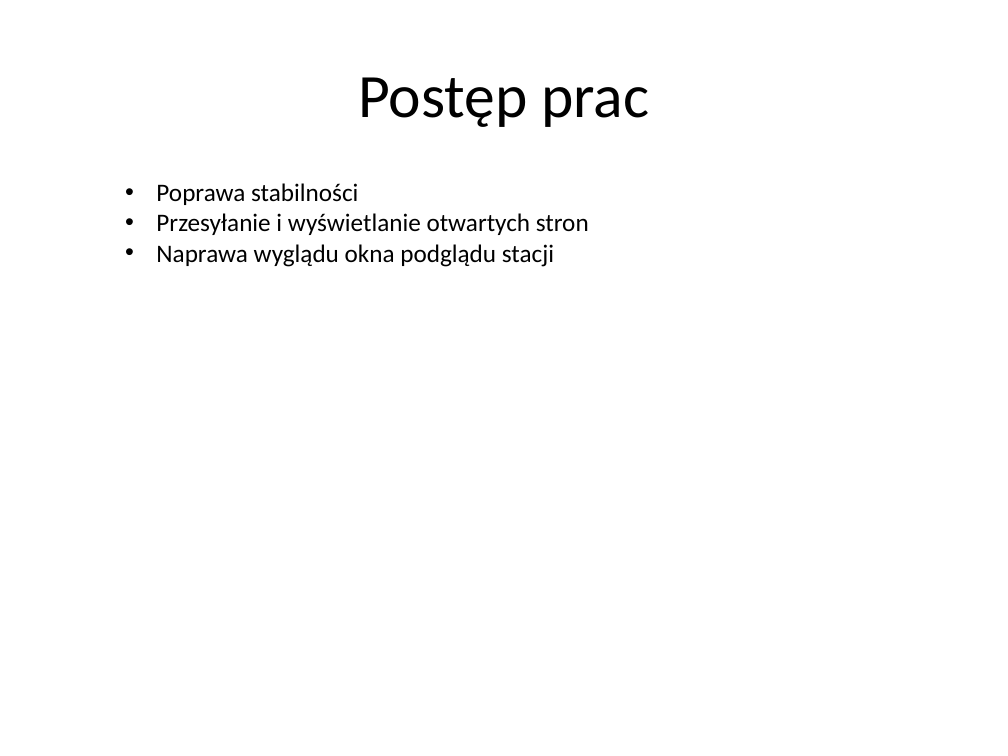
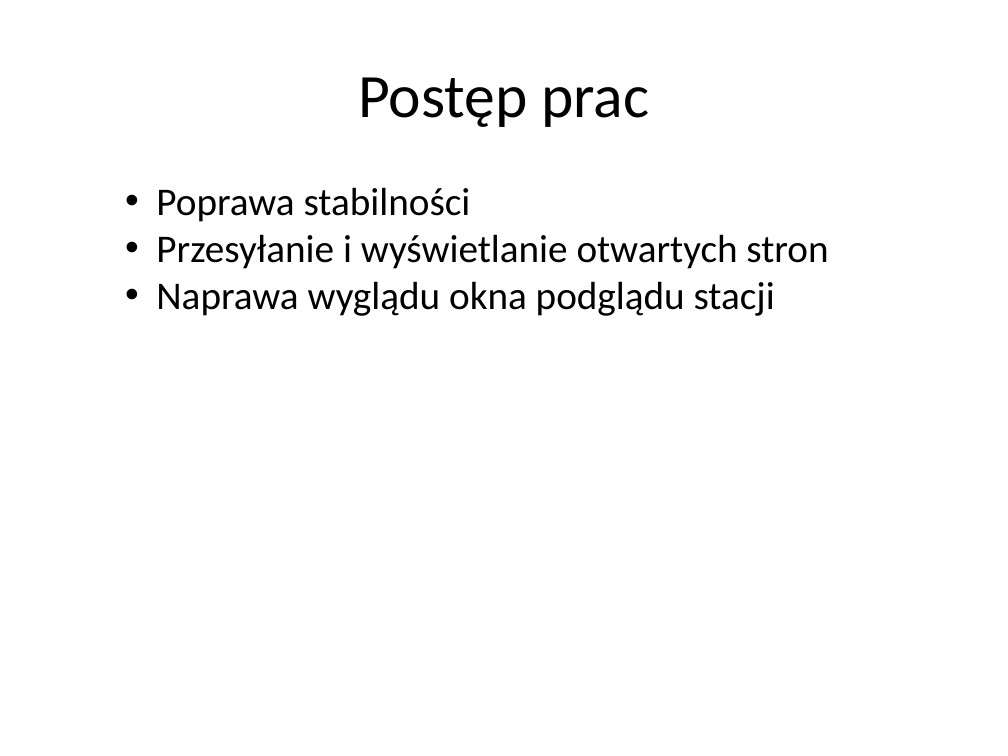
Before and after one commit to adrnkaczmarek/LabMonitor, a slide deck: slide 2 of Prezentacje i Harmonogram/PT_prezentacja3.pptx. Drawn at 1008x756 pixels with LibreOffice and Linux fonts; fonts in the diff are those of the drawing. Boxes give left, top, right and bottom in pixels: in the first picture for what was removed or moved away, otherwise in the second. Text is boxed around its words. In the diff, an @@ line names an element or a change of style, - is before the commit and + after.

```diff
--- a/Prezentacje i Harmonogram/PT_prezentacja3.pptx
+++ b/Prezentacje i Harmonogram/PT_prezentacja3.pptx
@@ text "Poprawa stabilności" at [156,187,828,316]: size 18 to 28 pt @@
```
Also in this commit, not shown: 1 other slide changed, 1 slide added, 1 other file.
